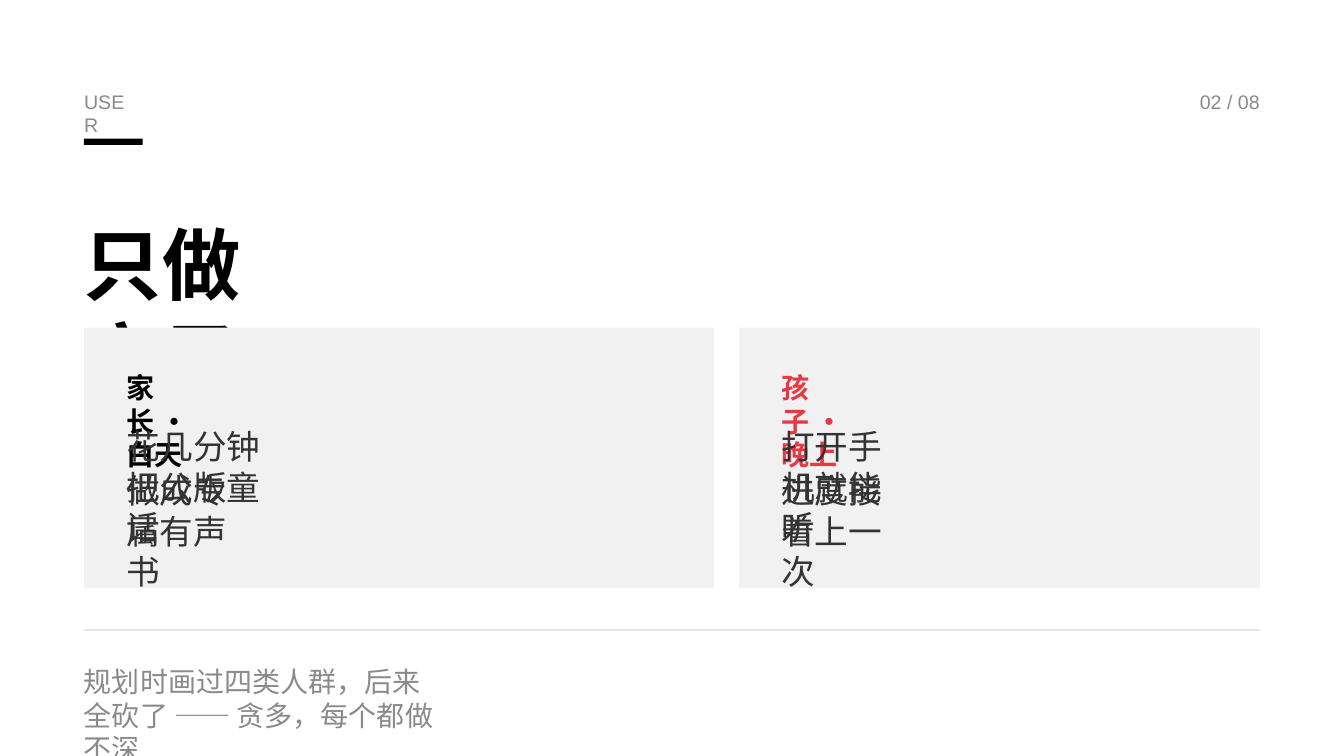
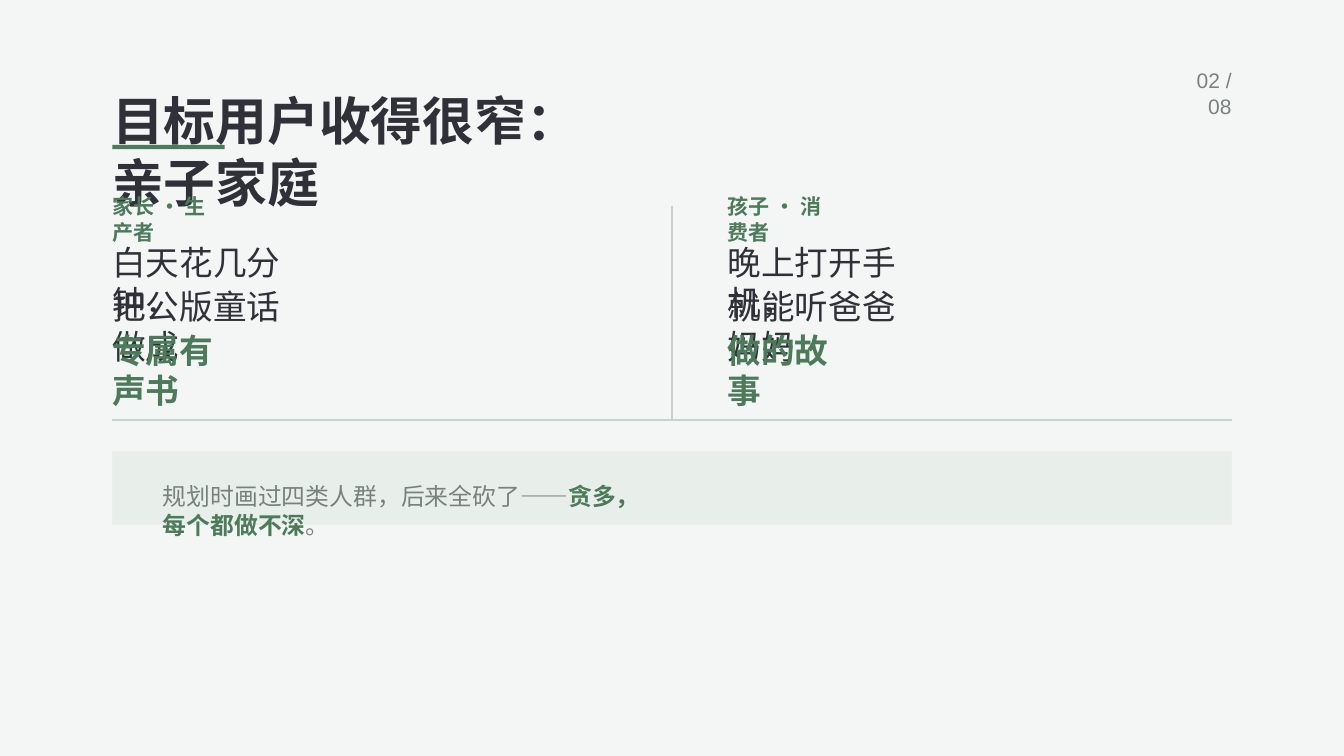
Before and after one commit to SongMiao-tech/shengjuan, a slide deck: slide 2 of ppt_project/shengjuan_deck/声卷_5分钟汇报.pptx. Drawn at 1344x756 pixels with LibreOffice and Linux fonts; fonts in the diff are those of the drawing. Boxes give left, top, right and bottom in pixels: in the first picture for what was removed or moved away, otherwise in the second. Text is boxed around its words. In the diff, an @@ line names an element or a change of style, - is before the commit and + after.

```diff
--- a/ppt_project/shengjuan_deck/声卷_5分钟汇报.pptx
+++ b/ppt_project/shengjuan_deck/声卷_5分钟汇报.pptx
@@ rectangle added at <box>0,0,1344,756</box>, fill #F4F6F5 @@
@@ text "02 / 08": place and size @@
-text "02 / 08" at <box>1200,95,1260,109</box>
+text "02 / 08" at <box>1197,73,1231,114</box>
@@ text "02 / 08" at <box>1197,73,1231,114</box>: size 14 to 15 pt, text colour #8A8A8A to #78827D @@
@@ text removed at <box>84,90,136,107</box> @@
-USER
@@ text added at <box>112,95,578,215</box>, 37 pt, text #2E3238, bold @@
+目标用户收得很窄：亲子家庭
@@ rectangle: place and size @@
-rectangle at <box>84,138,142,144</box>
+rectangle at <box>112,145,224,149</box>
@@ rectangle at <box>112,145,224,149</box>: fill #000000 to #4C7A5A @@
@@ text at <box>112,194,206,242</box>: text changed; size 56 to 15 pt; text colour #000000 to #4C7A5A @@
-只做亲子家庭
+家长 · 生产者
@@ line added from (673, 206) to (673, 420), #C8D2CD 1 pt @@
@@ text added at <box>728,196,821,242</box>, 15 pt, text #4C7A5A, bold @@
+孩子 · 消费者
@@ text added at <box>112,240,280,322</box>, 24 pt, text #2E3238 @@
+白天花几分钟，
@@ text at <box>728,240,896,322</box>: text changed; size 20 to 24 pt; text colour #E63946 to #2E3238; bold off @@
-孩子 · 晚上
+晚上打开手机，
@@ text at <box>112,287,280,366</box>: text changed; text colour #333333 to #2E3238 @@
-花几分钟把公版童话
+把公版童话做成
@@ text at <box>728,286,896,368</box>: text changed; text colour #333333 to #2E3238 @@
-打开手机就能听
+就能听爸爸妈妈
@@ rectangle removed at <box>84,328,714,588</box> @@
@@ rectangle removed at <box>739,328,1260,588</box> @@
@@ text at <box>112,331,213,406</box>: text changed; text colour #333333 to #4C7A5A; bold on @@
-做成专属有声书
+专属有声书
@@ text added at <box>728,331,829,406</box>, 24 pt, text #4C7A5A, bold @@
+做的故事
@@ text removed at <box>126,374,182,473</box> @@
-家长 · 白天
@@ line moved from (84, 630) - (1260, 630) to (112, 420) - (1232, 420) @@
@@ line (112, 420) - (1232, 420): stroke #E5E5E5 1 pt to #C8D2CD 1 pt @@
@@ rectangle added at <box>112,452,1231,525</box>, fill #E8EEEA @@
@@ text removed at <box>781,472,882,587</box> @@
-进度接着上一次
@@ text at <box>163,485,640,536</box>: text changed; size 20 to 17 pt; text colour #8A8A8A to #78827D @@
-规划时画过四类人群，后来全砍了 —— 贪多，每个都做不深
+规划时画过四类人群，后来全砍了——贪多，每个都做不深。
```
Also in this commit, not shown: 7 other slides changed, 10 other files.
